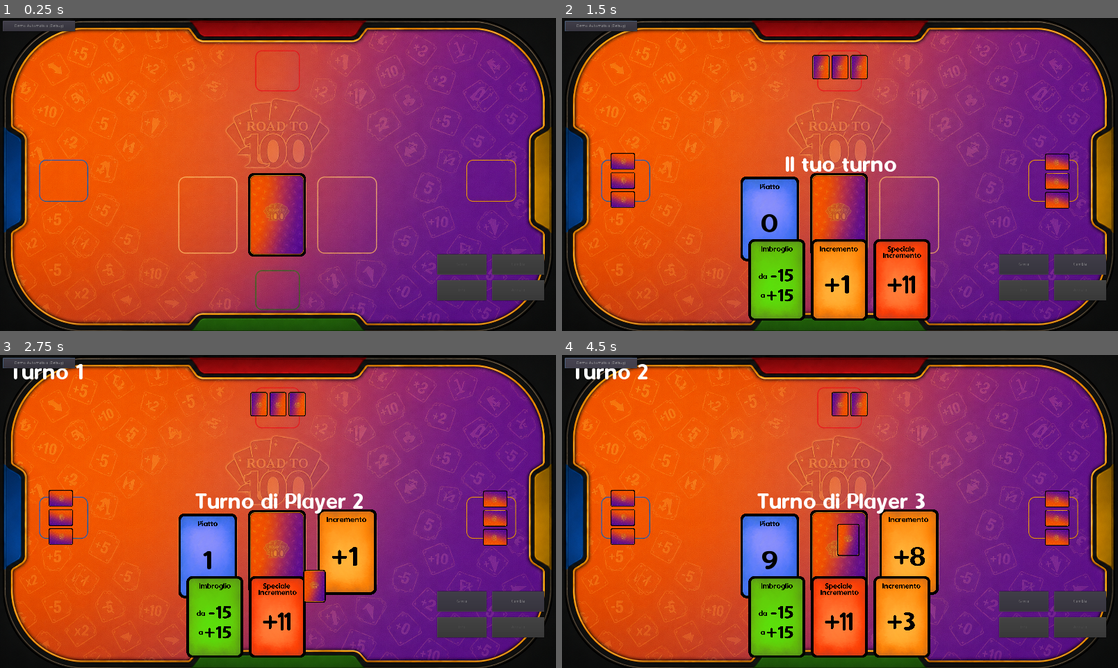
Above: before the commit, frames 1-4 (two rows, left to right).
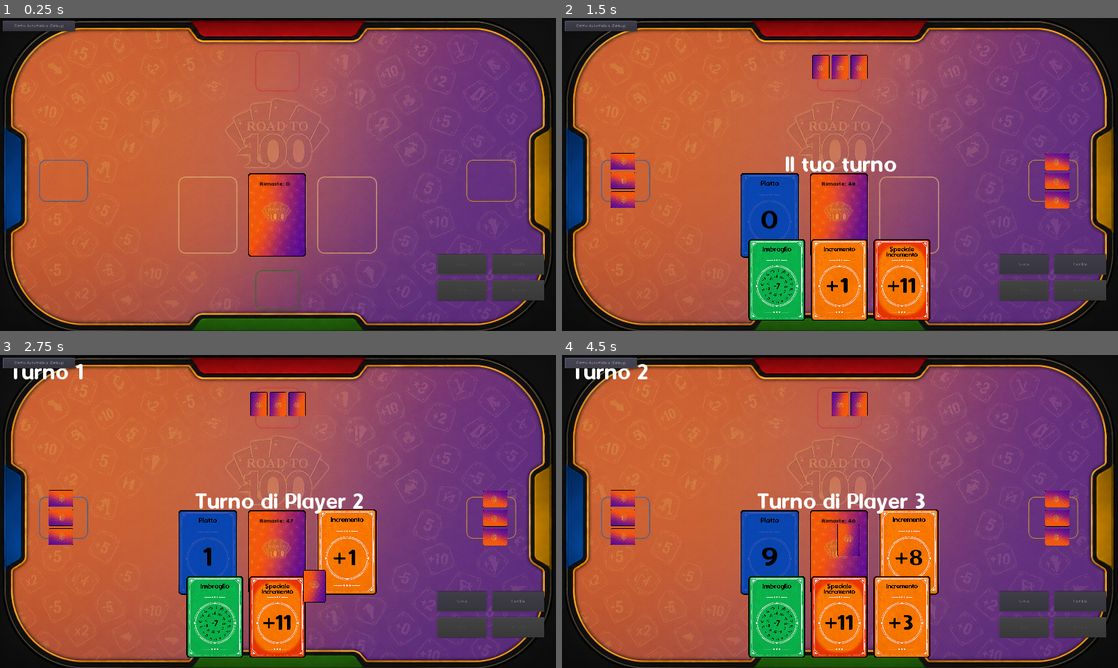
Above: after the commit, the same moments.

Repository: sumoh88/RoadTo100
Game: Godot game, scene res://Main.tscn
The game is run twice, just before and just after one commit, with the same random seed, the same clock (stepped at 60 frames per second) and the same inputs.
Inputs:
- Up to frame 1 (0.25 s): no input
- Up to frame 2 (1.5 s): click "Demo Automatica (Debug)" at 0.5 s; click "Gioca" at 1.25 s
- Up to frame 3 (2.75 s): click "Gioca" at 2 s
- Up to frame 4 (4.5 s): click "Cambia" at 2.75 s; click "Cambia" at 3.5 s; click "Demo Automatica (Debug)" at 4.25 s

The runs differ from the first frame. In frame 1, 52% of the frame differs, in the area x 2-98%, y 3-98%; in frame 2, 55%; in frame 3, 55%; in frame 4, 57%.

Commit message:
Nuove immagini, regole aggiornate e roadmap aggiornata

Diff:
--- a/Main.tscn
+++ b/Main.tscn
@@ -19,6 +19,15 @@
 extra_spacing_char = -10
 font_data = ExtResource( 5 )
 
+[sub_resource type="DynamicFontData" id=5]
+font_path = "res://fonts/Dyuthi.ttf"
+
+[sub_resource type="DynamicFont" id=6]
+size = 23
+use_mipmaps = true
+use_filter = true
+font_data = SubResource( 5 )
+
 [sub_resource type="DynamicFont" id=2]
 size = 84
 font_data = ExtResource( 5 )
@@ -128,8 +137,8 @@
 [node name="ValueLabel" type="Label" parent="GameArea/BoardArea/PlateauZone/ValueLayer"]
 anchor_right = 1.0
 anchor_bottom = 1.0
-margin_left = -10.0
-margin_top = 50.0
+margin_left = -6.0
+margin_top = 69.0
 custom_colors/font_color = Color( 0, 0, 0, 1 )
 custom_fonts/font = SubResource( 4 )
 text = "0"
@@ -151,18 +160,31 @@
 texture = ExtResource( 3 )
 expand = true
 
-[node name="CountLabel" type="Label" parent="GameArea/BoardArea/DrawPile"]
-visible = false
+[node name="CountLabelName" type="Label" parent="GameArea/BoardArea/DrawPile"]
 anchor_left = 0.5
 anchor_top = 1.0
 anchor_right = 0.5
 anchor_bottom = 1.0
-margin_left = -50.0
-margin_top = 4.0
-margin_right = 50.0
-margin_bottom = 28.0
+margin_left = -60.5
+margin_top = -251.0
+margin_right = 21.5
+margin_bottom = -227.0
+custom_colors/font_color = Color( 0, 0, 0, 1 )
+custom_fonts/font = SubResource( 6 )
+text = "Rimaste:"
+
+[node name="CountLabel" type="Label" parent="GameArea/BoardArea/DrawPile"]
+anchor_left = 0.5
+anchor_top = 1.0
+anchor_right = 0.5
+anchor_bottom = 1.0
+margin_left = 29.5
+margin_top = -251.0
+margin_right = 71.5
+margin_bottom = -227.0
+custom_colors/font_color = Color( 0, 0, 0, 1 )
+custom_fonts/font = SubResource( 6 )
 text = "0"
-align = 1
 
 [node name="DiscardPile" type="Control" parent="GameArea/BoardArea"]
 margin_left = 480.0
@@ -286,6 +308,8 @@
 [node name="OverlayLayer" type="Control" parent="."]
 anchor_right = 1.0
 anchor_bottom = 1.0
+margin_top = -2.0
+margin_bottom = -2.0
 mouse_filter = 1
 
 [node name="InputBlocker" type="ColorRect" parent="OverlayLayer"]
--- a/scripts/BoardPresenter.gd
+++ b/scripts/BoardPresenter.gd
@@ -137,7 +137,7 @@
 			# Match PlateauValueCard dimensions from Main.tscn
 			p.rect_min_size = Vector2(203, 292)
 			p.rect_size = Vector2(203, 292)
-			p.rect_position = Vector2(0, 0)
+			p.rect_position = Vector2(0, -12)
 
 			# Value label overlay
 			var lbl = Label.new()
Not shown: 1 places in Main.tscn that only renumber resources
Binary file changed: imgs/cardback.png
Binary file changed: imgs/cardbackplate.png
Binary file changed: imgs/gold12.png
Binary file changed: imgs/gold23.png
Binary file changed: imgs/gold34.png
Binary file changed: imgs/gold45.png
Binary file changed: imgs/gold56.png
Binary file changed: imgs/gold67.png
Binary file changed: imgs/gold78.png
Binary file changed: imgs/imb.png
Binary file changed: imgs/inc1.png
(and 19 more such lines)
